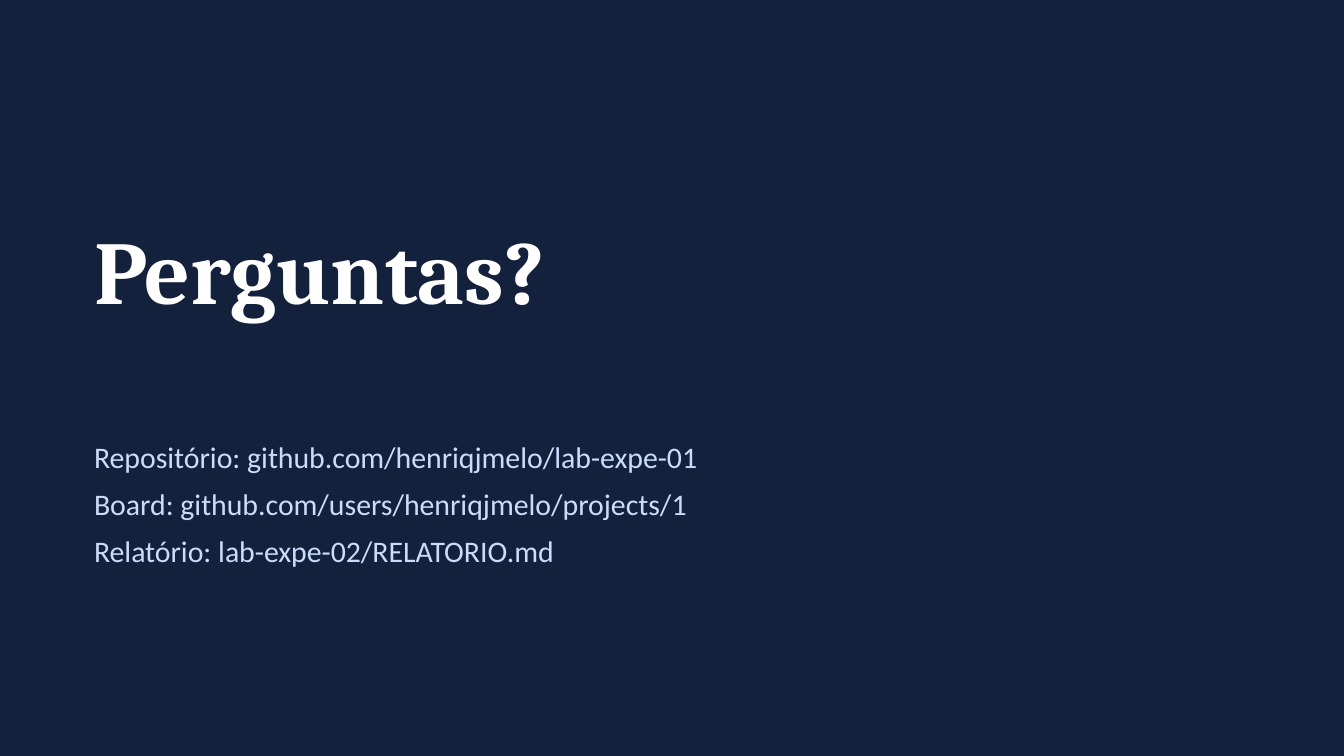
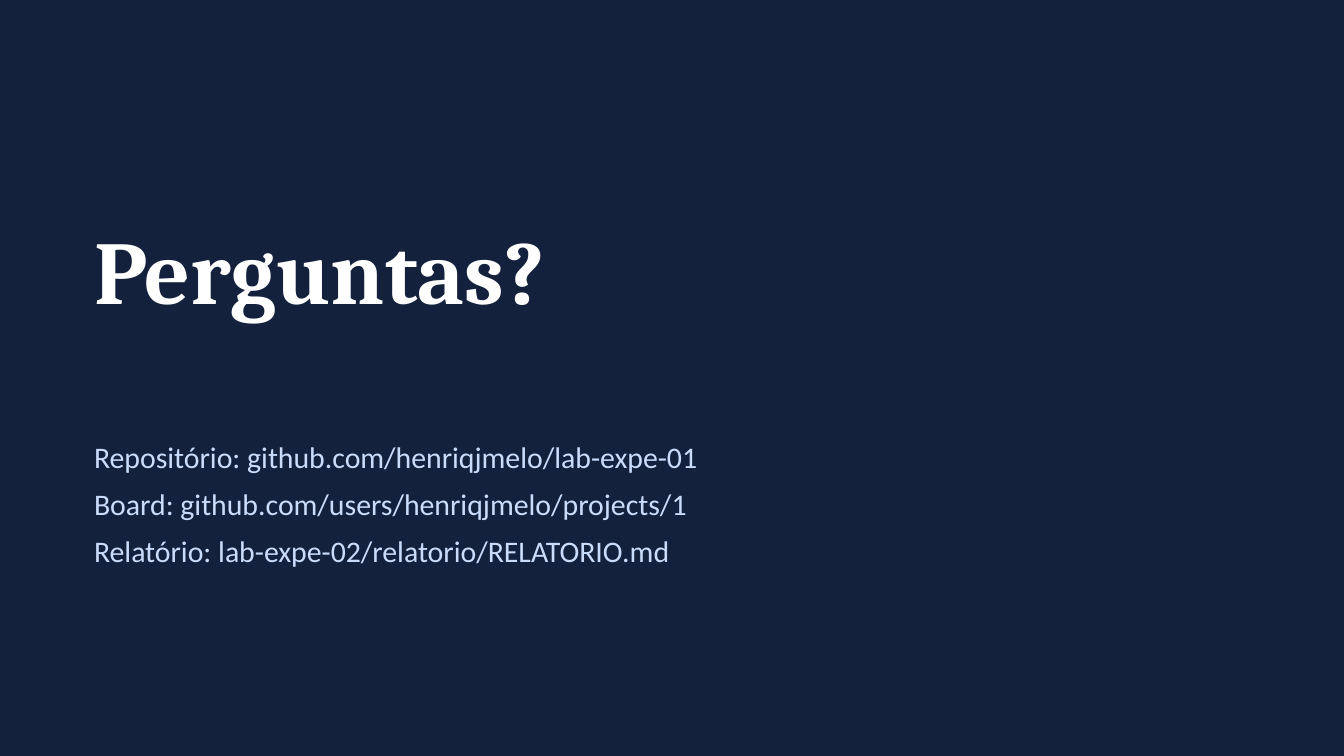
Before and after one commit to henriqjmelo/lab-expe-01, a slide deck: slide 12 of lab-expe-02/slide/Assistentes_IA_vs_Codificacao_Manual_Lab02.pptx. Drawn at 1344x756 pixels with LibreOffice and Linux fonts; fonts in the diff are those of the drawing. Boxes give left, top, right and bottom in pixels: in the first picture for what was removed or moved away, otherwise in the second. Text is boxed around its words. In the diff, an @@ line names an element or a change of style, - is before the commit and + after.

```diff
--- a/lab-expe-02/slide/Assistentes_IA_vs_Codificacao_Manual_Lab02.pptx
+++ b/lab-expe-02/slide/Assistentes_IA_vs_Codificacao_Manual_Lab02.pptx
@@ text at bbox=[94, 541, 669, 567]: text changed @@
-Relatório: lab-expe-02/RELATORIO.md
+Relatório: lab-expe-02/relatorio/RELATORIO.md
```
Also in this commit, not shown: 2 other files.
